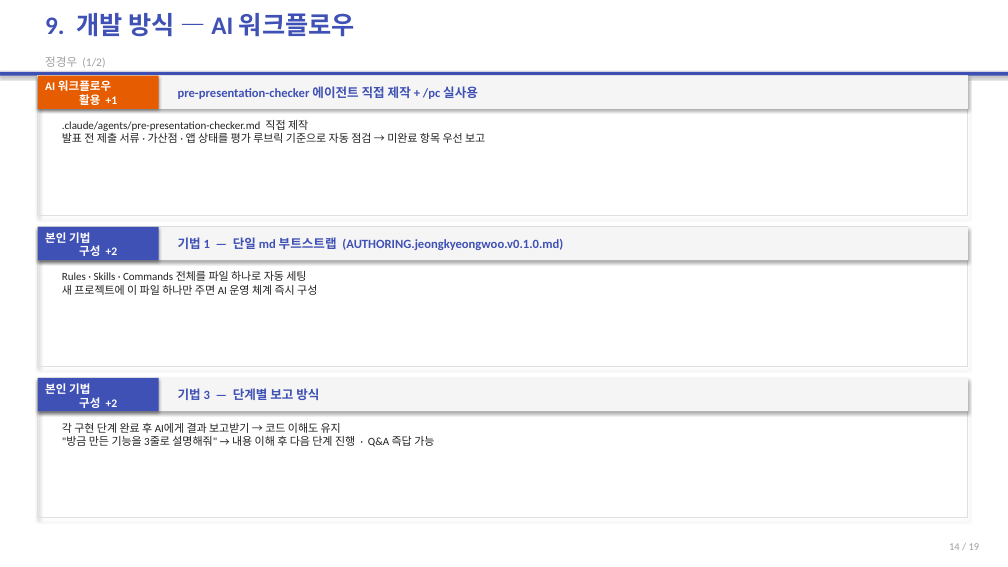
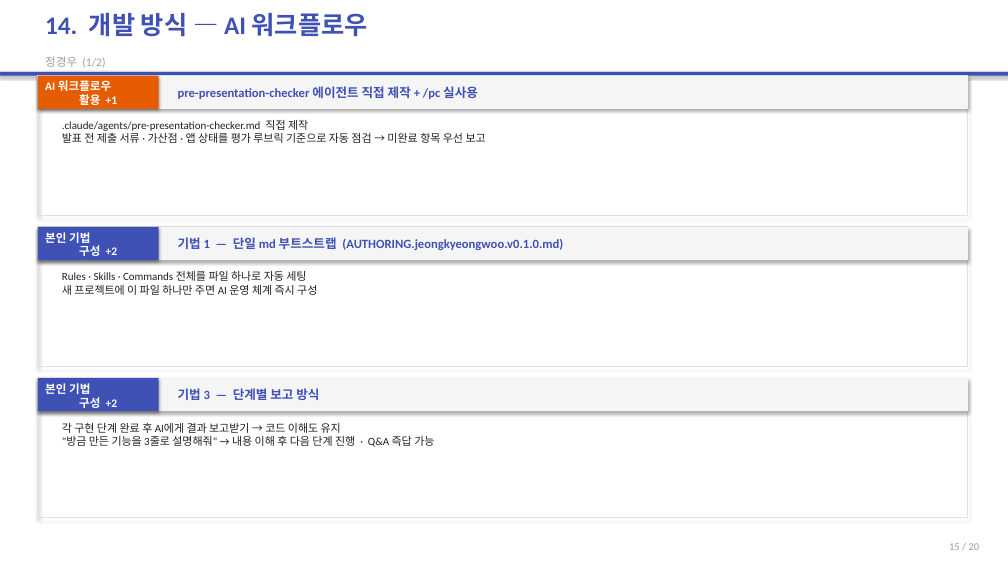
Before and after one commit to 2022136020/project_c, a slide deck: slide 15 of portfolio-tracker/presentation/portfolio-tracker-final.pptx (slide 14 before the commit). Drawn at 1008x567 pixels with LibreOffice and Linux fonts; fonts in the diff are those of the drawing. Boxes give left, top, right and bottom in pixels: in the first picture for what was removed or moved away, otherwise in the second. Text is boxed around its words. In the diff, an @@ line names an element or a change of style, - is before the commit and + after.

```diff
--- a/portfolio-tracker/presentation/portfolio-tracker-final.pptx
+++ b/portfolio-tracker/presentation/portfolio-tracker-final.pptx
@@ text at [45,13,368,37]: text changed @@
-9. 개발 방식 — AI 워크플로우
+14. 개발 방식 — AI 워크플로우
@@ text at [949,543,980,550]: text changed @@
-14 / 19
+15 / 20
```
Also in this commit, not shown: 17 other slides changed, 1 slide added, 22 other files.
